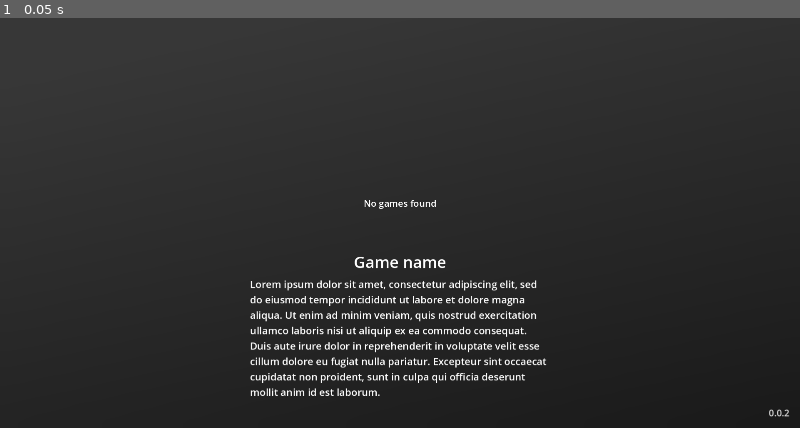
Above: before the commit, frame 1.
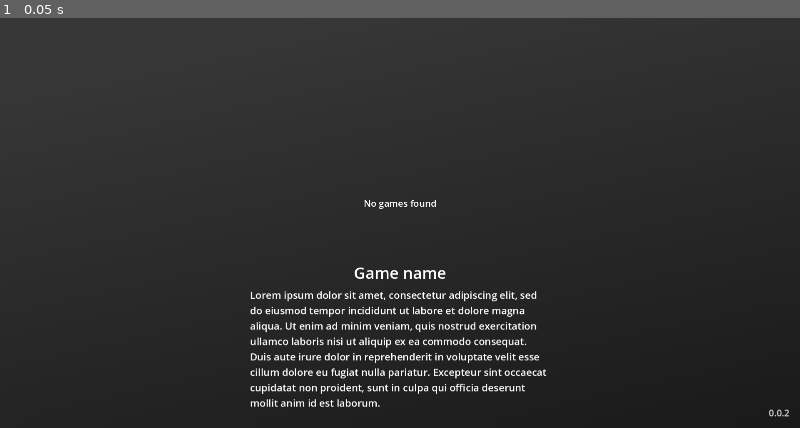
Above: after the commit, the same moment.

Repository: MrEliptik/game_launcher
Game: Godot game, scene res://scenes/app/app.tscn
The game is run twice, just before and just after one commit, with the same random seed, the same clock (stepped at 60 frames per second) and the same inputs.
Inputs:
- Up to frame 1 (0.05 s): no input

The runs differ from the first frame. In frame 1, 4.6% of the frame differs, in the area x 31-69%, y 58-95%.
Error in both runs: Invalid call. Nonexistent function 'has' in base 'Nil'. (res://shared/utils/update_checker.gd:29)

Commit message:
On branch Linux  Changes to be committed: 	modified:   scenes/app/app.tscn 	modified:   scenes/app/scripts/app.gd

Diff:
--- a/scenes/app/app.tscn
+++ b/scenes/app/app.tscn
@@ -147,6 +147,7 @@
 autowrap_mode = 3
 
 [node name="Arguments" type="Label" parent="Description"]
+visible = false
 layout_mode = 2
 theme_override_font_sizes/font_size = 38
 horizontal_alignment = 1
--- a/scenes/app/scripts/app.gd
+++ b/scenes/app/scripts/app.gd
@@ -98,7 +98,7 @@
 					var extension: String = file.get_extension().to_lower()
 					#TODO: make functionnal with other platforms: mac
 					match extension:
-						"exe", "x86_64":
+						"exe", "x86_64", "sh":
 							print(subdir.get_current_dir())
 							games[file_name]["executable"] = subdir.get_current_dir().path_join(file)
 						"jpg", "jpeg", "png":
@@ -111,10 +111,11 @@
 								var text_file = FileAccess.open(subdir.get_current_dir().path_join(file), FileAccess.READ)
 								var content = text_file.get_as_text()
 								games[file_name]["description"] = content
+						"cfg":
 							if file.get_basename() == "arguments":
 								var text_file = FileAccess.open(subdir.get_current_dir().path_join(file), FileAccess.READ)
-								var content = text_file.get_as_text()
-								games[file_name]["arguments"] = content
+								var args = text_file.get_as_text()
+								games[file_name]["arguments"] = args
 
 				file = subdir.get_next()
 
@@ -129,17 +130,14 @@
 		var executable_arguments: String = games[game_name]["arguments"]
 		pid_watching = OS.create_process(executable_path, [executable_arguments])
 	else:
-		#OS.set_environment("LD_LIBRARY_PATH",'LD_LIBRARY_PATH=$LD_LIBRARY_PATH:LD_LIBRARY_PATH"/home/tim/PM/game_launcher_RD/games/RVGL/libs.x86_64/"')
-		#print(OS.get_environment("LD_LIBRARY_PATH"))
-		pid_watching = OS.create_process(executable_path,[])
-
-		#pid_watching = OS.execute("exec",[executable_path],[])
+		pid_watching = OS.execute(executable_path,[])
 	timer.start()
 
 func stop_game(pid: int) -> void:
 	if pid_watching < 0: return
 	games_container.can_move = true
-	OS.kill(pid)
+	print("Stopping PID: ", pid)
+	#OS.kill(pid)
 
 func on_timer_timeout() -> void:
 	if OS.is_process_running(pid_watching):
